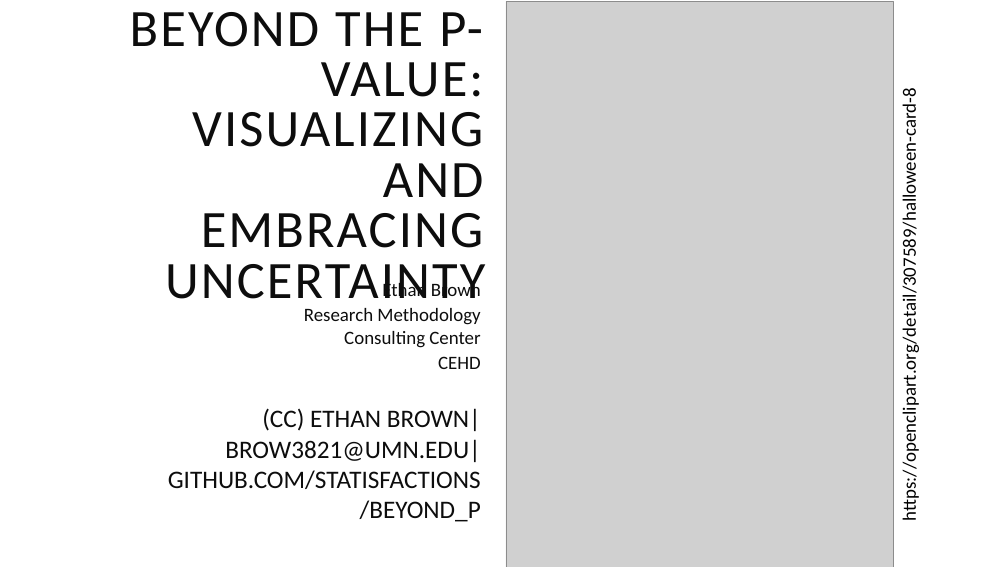
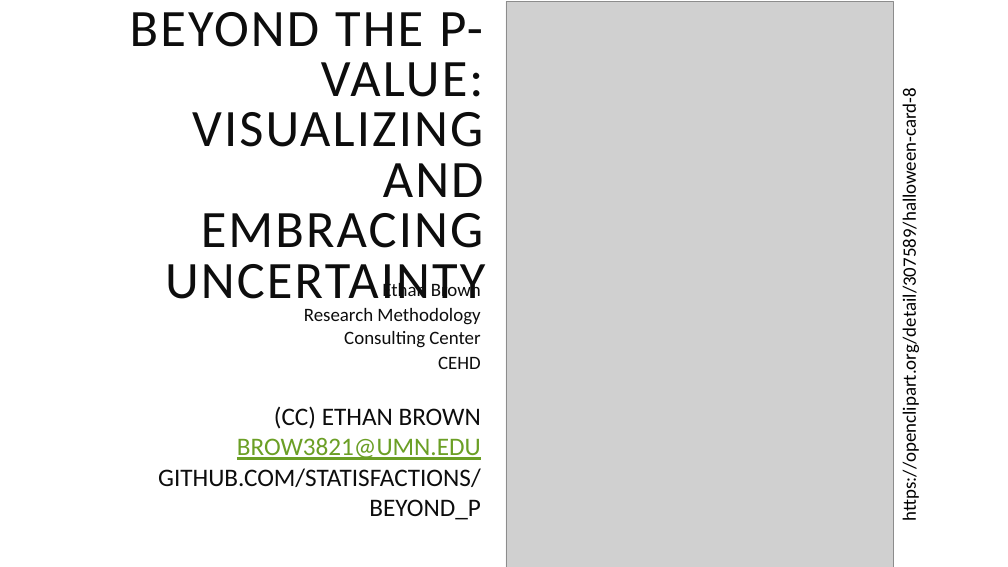
Before and after one commit to statisfactions/beyond_p, a slide deck: slide 1 of Beyond the P-Value.pptx. Drawn at 1008x567 pixels with LibreOffice and Linux fonts; fonts in the diff are those of the drawing; grey boxes stand for pictures. Boxes give left, top, right and bottom in pixels: in the first picture for what was removed or moved away, otherwise in the second. Text is boxed around its words. In the diff, an @@ line names an element or a change of style, - is before the commit and + after.

```diff
--- a/Beyond the P-Value.pptx
+++ b/Beyond the P-Value.pptx
@@ text at (158,406,481,520): text changed @@
-(CC) ETHAN BROWN|BROW3821@UMN.EDU|GITHUB.COM/STATISFACTIONS/BEYOND_P
+(CC) ETHAN BROWN
+BROW3821@UMN.EDU
+GITHUB.COM/STATISFACTIONS/BEYOND_P
```
Also in this commit, not shown: 1 other file.
